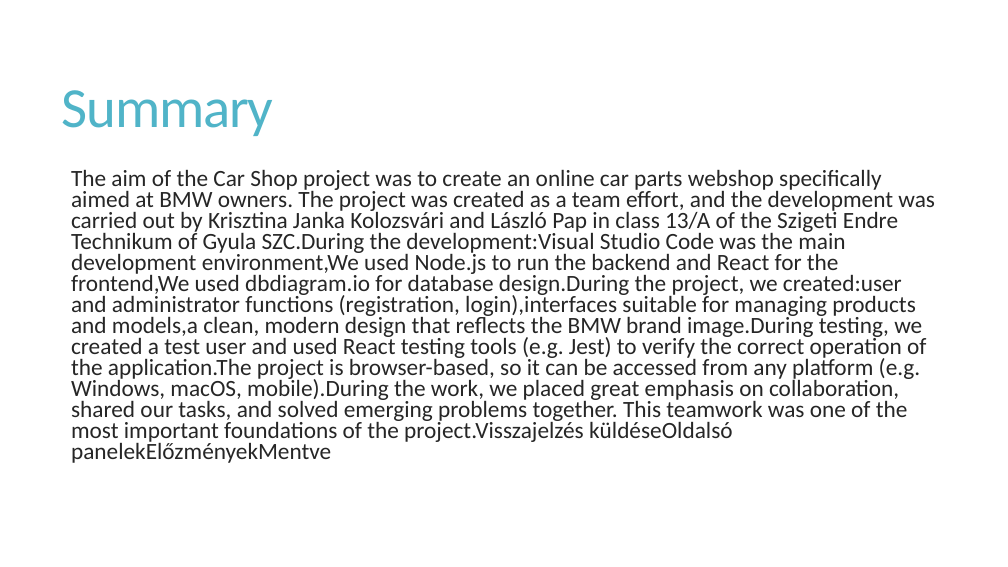
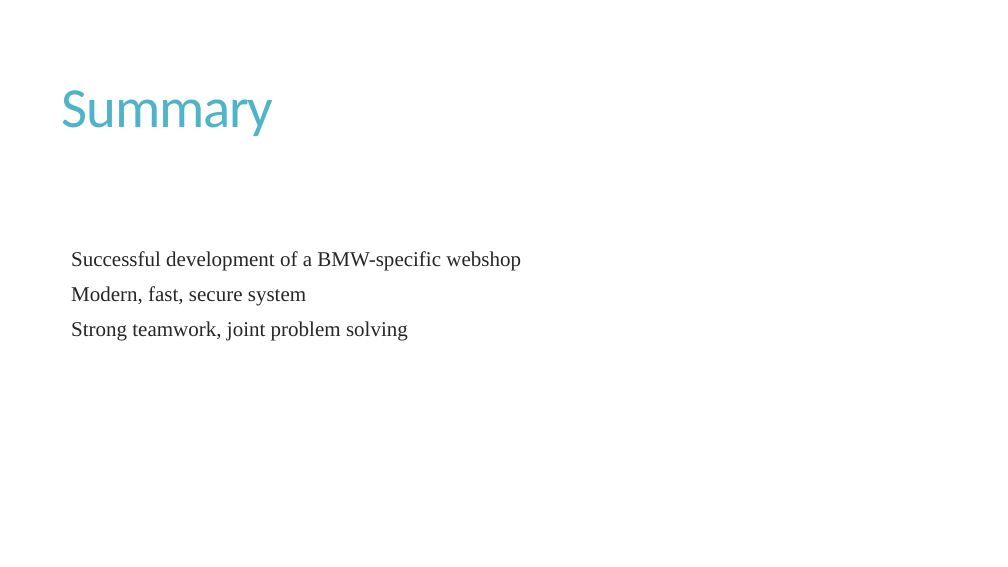
Before and after one commit to Racoonzz/car_shop, a slide deck: slide 29 of CarShoptprezentáció.pptx. Drawn at 1008x567 pixels with LibreOffice and Linux fonts; fonts in the diff are those of the drawing. Boxes give left, top, right and bottom in pixels: in the first picture for what was removed or moved away, otherwise in the second. Text is boxed around its words. In the diff, an @@ line names an element or a change of style, - is before the commit and + after.

```diff
--- a/CarShoptprezentáció.pptx
+++ b/CarShoptprezentáció.pptx
@@ text at (71,251,521,341): text changed; size 22.2 to 20 pt; font Calibri to Times New Roman @@
-  The aim of the Car Shop project was to create an online car parts webshop specifically aimed at BMW owners. The project was created as a team effort, and the development was carried out by Krisztina Janka Kolozsvári and László Pap in class 13/A of the Szigeti Endre Technikum of Gyula SZC.During the development:Visual Studio Code was the main development environment,We used Node.js to run the backend and React for the frontend,We used dbdiagram.io for database design.During the project, we created:user and administrator functions (registration, login),interfaces suitable for managing products and models,a clean, modern design that reflects the BMW brand image.During testing, we created a test user and used React testing tools (e.g. Jest) to verify the correct operation of the application.The project is browser-based, so it can be accessed from any platform (e.g. Windows, macOS, mobile).During the work, we placed great emphasis on collaboration, shared our tasks, and solved emerging problems together. This teamwork was one of the most important foundations of the project.Visszajelzés küldéseOldalsó panelekElőzményekMentve
+  Successful development of a BMW-specific webshop
+  Modern, fast, secure system
+  Strong teamwork, joint problem solving
```
Also in this commit, not shown: 16 other slides changed, 1 other file.
